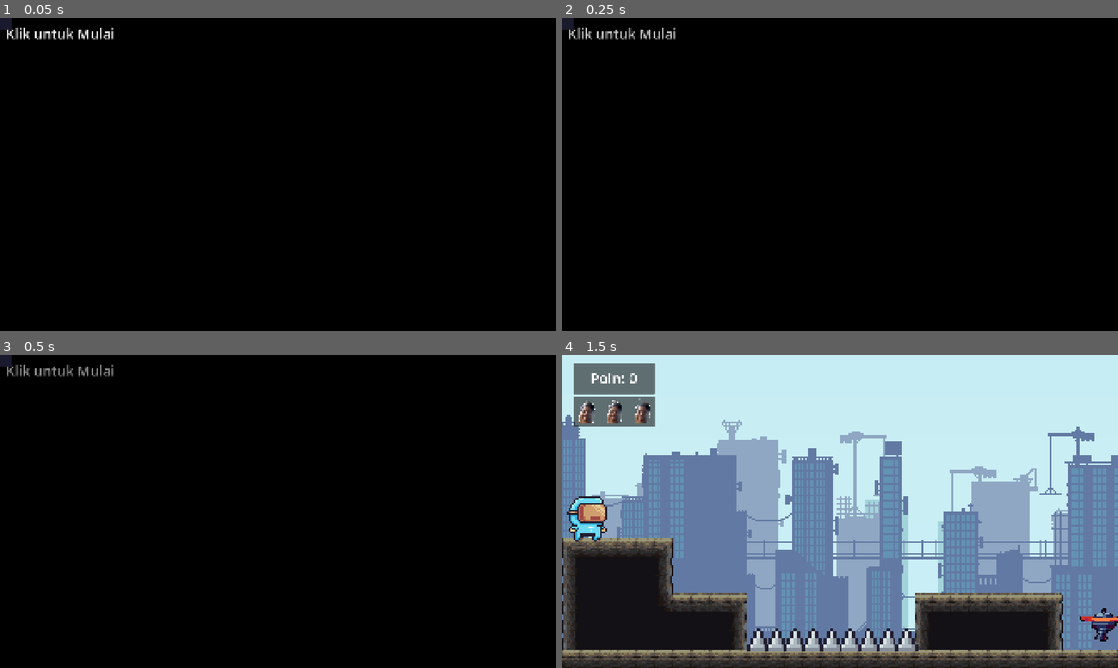
Above: before the commit, frames 1-4 (two rows, left to right).
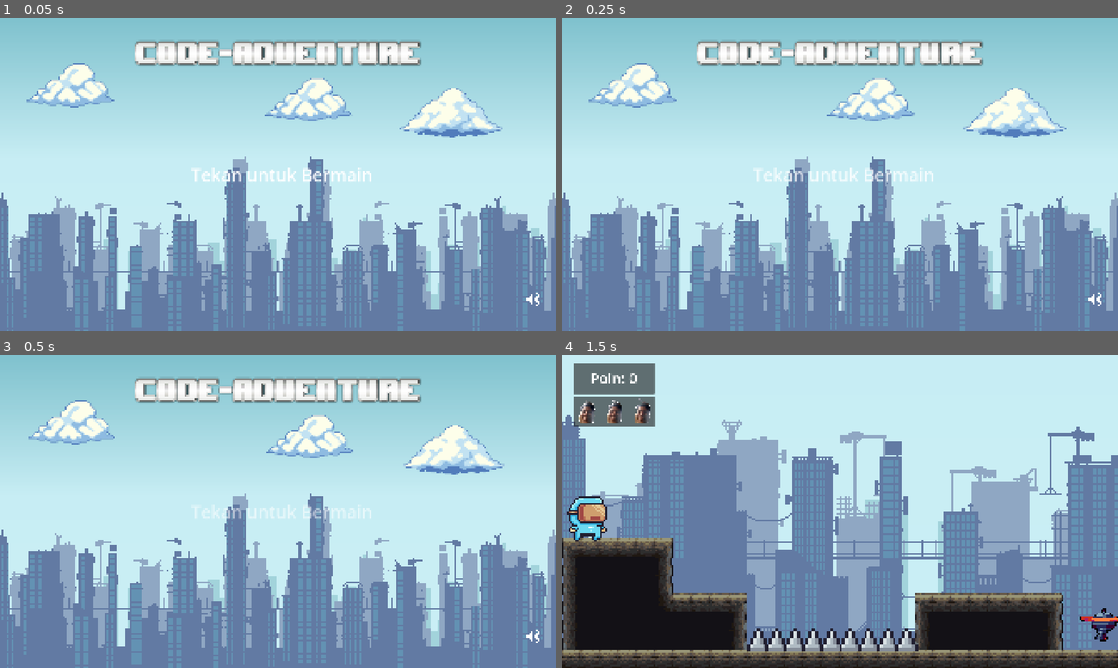
Above: after the commit, the same moments.

Repository: WanaRB/code-adventure
Game: Godot game, scene res://scenes/UI/main_menu.tscn
Two runs of this game, one before a commit and one after it. Both use one fixed random seed, a clock stepped at 60 frames per second and the inputs below. Before the commit the project starts from res://scenes/UI/splash_screen.tscn. Sound files missing from this copy of the repository are replaced by a short silence.
Inputs (mouse positions are in pixels of both pictures, inside the frame that each line leads up to):
- Up to frame 1 (0.05 s): no input
- Up to frame 2 (0.25 s): no input
- Up to frame 3 (0.5 s): no input
- Up to frame 4 (1.5 s): click (1095, 636) at 0.52 s; click "Start" at 1.25 s

The runs differ from the first frame. In frame 1, 100% of the frame differs, in the area x 0-100%, y 0-100%; in frame 2, 100%; in frame 3, 100%; in frame 4, nothing differs.

Commit message:
splash screen dan exit fixed

Diff:
--- a/project.godot
+++ b/project.godot
@@ -11,7 +11,7 @@
 [application]
 
 config/name="Code_Adventure"
-run/main_scene="uid://yss112lmvwwt"
+run/main_scene="uid://cn31x40n7mqu8"
 config/features=PackedStringArray("4.6", "GL Compatibility")
 config/icon="res://icon.svg"
 
--- a/scenes/UI/splash_screen.tscn
+++ /dev/null
@@ -1,10 +0,0 @@
-[gd_scene format=3 uid="uid://yss112lmvwwt"]
-
-[ext_resource type="Script" uid="uid://crco5fgehaj6d" path="res://splash_screen.gd" id="1_mcudr"]
-
-[node name="SplashScreen" type="Control" unique_id=1168833042]
-layout_mode = 3
-anchors_preset = 0
-offset_right = 40.0
-offset_bottom = 40.0
-script = ExtResource("1_mcudr")
--- a/script/konfigurasi/GameEvents.gd
+++ b/script/konfigurasi/GameEvents.gd
@@ -1,4 +1,6 @@
 extends Node
+
+var sudah_lewat_splash: bool = false
 
 signal quiz_opened
 signal quiz_closed
--- a/script/tampilan/main_menu.gd
+++ b/script/tampilan/main_menu.gd
@@ -1,27 +1,40 @@
 extends Control
 
-var _confirm_dialog: Panel = null
-var _is_showing_confirm := false
-@onready var bgm_menu: AudioStreamPlayer = $BgmMenu
+# ─── KONFIGURASI ──────────────────────────────────────────────────────────────
+## Gambar ikon suara hidup (megaphone on)
 @export var ikon_suara_hidup: Texture2D
+## Gambar ikon suara mati (megaphone off)
 @export var ikon_suara_mati: Texture2D
 
+# ─── Referensi Node ───────────────────────────────────────────────────────────
+@onready var vbox: VBoxContainer = $VBoxContainer
+@onready var logo: Node = $Logo
+
+# ─── State Internal ───────────────────────────────────────────────────────────
+var _sudah_klik := false       # true setelah user klik splash screen
+var _label_klik: Label = null  # referensi label "Klik to Play"
+
+# ─── Lifecycle ────────────────────────────────────────────────────────────────
 func _ready() -> void:
 	_setup_bgm()
 	_tambah_tombol_suara()
+	_setup_splash()
 
+# ─── BGM ──────────────────────────────────────────────────────────────────────
+## Buat node BgmMenu persistent di root agar musik tidak restart saat ganti scene.
 func _setup_bgm() -> void:
 	var existing := get_tree().root.get_node_or_null("BgmMenu")
 	if existing == null:
+		# Pertama kali: pindahkan ke root sebagai node baru
 		var bgm := AudioStreamPlayer.new()
 		bgm.name = "BgmMenu"
 		bgm.stream = $BgmMenu.stream
 		bgm.volume_db = $BgmMenu.volume_db
 		$BgmMenu.queue_free()
 		get_tree().root.call_deferred("add_child", bgm)
-		# Play setelah masuk tree — aman karena interaksi sudah terjadi di splash screen
 		bgm.call_deferred("play")
 	else:
+		# Sudah ada: hapus duplikat dari scene ini, sinkronkan state
 		if has_node("BgmMenu"):
 			$BgmMenu.queue_free()
 		if GameEvents.musik_menu_hidup and not existing.playing:
@@ -29,10 +42,19 @@
 		elif not GameEvents.musik_menu_hidup:
 			existing.stop()
 
+## Hentikan musik menu (dipanggil sebelum masuk ke level).
+func _stop_bgm() -> void:
+	var bgm := get_tree().root.get_node_or_null("BgmMenu")
+	if bgm:
+		bgm.stop()
+
+# ─── Tombol Suara ─────────────────────────────────────────────────────────────
+## Tambahkan tombol mute/unmute di pojok kanan bawah.
 func _tambah_tombol_suara() -> void:
 	var btn := TextureButton.new()
 	btn.name = "TombolSuara"
-# Sesuaikan ikon dengan state saat ini (mungkin sudah diubah di scene lain)
+
+	# Sesuaikan ikon dengan state saat ini
 	var ikon := ikon_suara_hidup if GameEvents.musik_menu_hidup else ikon_suara_mati
 	btn.texture_normal  = ikon
 	btn.texture_pressed = ikon
@@ -43,16 +65,17 @@
 	btn.focus_mode = Control.FOCUS_NONE
 	btn.mouse_default_cursor_shape = Control.CURSOR_POINTING_HAND
 
-	# Anchor ke pojok kanan bawah
+	# Posisi pojok kanan bawah — sesuaikan offset jika perlu
 	btn.set_anchors_preset(Control.PRESET_BOTTOM_RIGHT)
-	btn.offset_left  = -120.0
-	btn.offset_top   = -150.0
-	btn.offset_right = -40.0
+	btn.offset_left   = -120.0
+	btn.offset_top    = -150.0
+	btn.offset_right  = -40.0
 	btn.offset_bottom = -70.0
 
 	btn.pressed.connect(func(): _toggle_suara(btn))
 	add_child(btn)
 
+## Toggle musik hidup/mati dan update ikon tombol.
 func _toggle_suara(btn: TextureButton) -> void:
 	GameEvents.musik_menu_hidup = not GameEvents.musik_menu_hidup
 	var bgm := get_tree().root.get_node_or_null("BgmMenu")
@@ -67,10 +90,67 @@
 		btn.texture_pressed = ikon_suara_mati
 		btn.texture_hover   = ikon_suara_mati
 
-func _stop_bgm() -> void:
-	var bgm := get_tree().root.get_node_or_null("BgmMenu")
-	if bgm: bgm.stop()
+# ─── Splash Screen ────────────────────────────────────────────────────────────
+## Setup tampilan splash "Klik to Play" saat pertama kali buka game.
+## Jika sudah pernah klik (misal balik dari credit/level select), langsung tampil tombol.
+func _setup_splash() -> void:
+	if GameEvents.sudah_lewat_splash:
+		return
 
+	# Sembunyikan tombol ke bawah layar
+	vbox.modulate.a = 0.0
+	vbox.position.y += 600.0
+
+	# Label "Klik to Play" berkedip di tengah
+	_label_klik = Label.new()
+	_label_klik.text = "Tekan untuk Bermain"
+	_label_klik.add_theme_font_size_override("font_size", 60)
+	_label_klik.add_theme_color_override("font_color", Color(1, 1, 1, 1))
+	_label_klik.set_anchors_preset(Control.PRESET_CENTER)
+	_label_klik.custom_minimum_size = Vector2(600, 60)  # lebar cukup agar teks tidak terpotong
+	_label_klik.offset_left = -300.0  # setengah dari lebar agar benar-benar tengah
+	_label_klik.offset_top  = -40.0    # geser ke bawah dari tengah — ubah angka ini untuk naik/turun
+	_label_klik.horizontal_alignment = HORIZONTAL_ALIGNMENT_CENTER # geser ke bawah logo — sesuaikan jika perlu
+	add_child(_label_klik)
+
+	# Animasi kedip
+	var tween := create_tween().set_loops()
+	tween.tween_property(_label_klik, "modulate:a", 0.1, 1)
+	tween.tween_property(_label_klik, "modulate:a", 1.0, 1)
+
+## Deteksi klik pertama untuk memulai animasi masuk tombol.
+func _input(event: InputEvent) -> void:
+	if _sudah_klik:
+		return
+	if GameEvents.sudah_lewat_splash:
+		return
+	var is_klik: bool = (
+		event is InputEventMouseButton and event.pressed or
+		event is InputEventScreenTouch and event.pressed
+	)
+	if not is_klik:
+		return
+	_sudah_klik = true
+	_animasi_masuk()
+
+## Animasi tombol naik dari bawah ke posisi normal setelah splash diklik.
+func _animasi_masuk() -> void:
+	GameEvents.sudah_lewat_splash = true
+
+	# Hilangkan label "Klik to Play"
+	var tw_label := create_tween()
+	tw_label.tween_property(_label_klik, "modulate:a", 0.0, 0.3)
+	tw_label.tween_callback(_label_klik.queue_free)
+
+	# Tombol naik dari bawah ke posisi asli
+	# Ubah angka detik untuk mengatur kecepatan: lebih kecil = lebih cepat
+	var tw_vbox := create_tween()
+	tw_vbox.set_ease(Tween.EASE_OUT)
+	tw_vbox.set_trans(Tween.TRANS_BACK)  # efek bouncy saat tiba
+	tw_vbox.tween_property(vbox, "modulate:a", 1.0, 0.4)           # 0.4 = kecepatan fade in
+	tw_vbox.parallel().tween_property(vbox, "position:y", vbox.position.y - 600.0, 0.5)  # 0.5 = kecepatan naik
+
+# ─── Navigasi Tombol ──────────────────────────────────────────────────────────
 func _on_button_start_pressed() -> void:
 	_stop_bgm()
 	get_tree().change_scene_to_file("res://scenes/Level/level_1.tscn")
@@ -81,119 +161,30 @@
 func _on_button_credit_pressed() -> void:
 	get_tree().change_scene_to_file("res://scenes/UI/credits.tscn")
 
+## Tombol exit: kembali ke splash screen dengan animasi tombol turun.
 func _on_button_exit_pressed() -> void:
-	if _is_showing_confirm:
-		return
-	_show_exit_confirm()
+	GameEvents.sudah_lewat_splash = false
+	_sudah_klik = false
 
-func _show_exit_confirm() -> void:
-	_is_showing_confirm = true
+	# Animasi tombol turun ke bawah layar
+	var tw := create_tween()
+	tw.set_ease(Tween.EASE_IN)
+	tw.set_trans(Tween.TRANS_BACK)
+	tw.tween_property(vbox, "modulate:a", 0.0, 0.3)
+	tw.parallel().tween_property(vbox, "position:y", vbox.position.y + 600.0, 0.4)
 
-	# Dim overlay
-	var dim := ColorRect.new()
-	dim.set_anchors_preset(Control.PRESET_FULL_RECT)
-	dim.color = Color(0, 0, 0, 0.55)
-	dim.mouse_filter = Control.MOUSE_FILTER_STOP
-	add_child(dim)
+	# Munculkan kembali label "Klik to Play"
+	_label_klik = Label.new()
+	_label_klik.text = "Tekan untuk Bermain"
+	_label_klik.add_theme_font_size_override("font_size", 60)
+	_label_klik.add_theme_color_override("font_color", Color(1.0, 1.0, 1.0, 1.0))
+	_label_klik.set_anchors_preset(Control.PRESET_CENTER)
+	_label_klik.custom_minimum_size = Vector2(600, 60)  # lebar cukup agar teks tidak terpotong
+	_label_klik.offset_left = -300.0  # setengah dari lebar agar benar-benar tengah
+	_label_klik.offset_top  = -40.0    # geser ke bawah dari tengah — ubah angka ini untuk naik/turun
+	_label_klik.horizontal_alignment = HORIZONTAL_ALIGNMENT_CENTER
+	add_child(_label_klik)
 
-	# Panel popup
-	var panel := Panel.new()
-	var ps := StyleBoxFlat.new()
-	ps.bg_color = Color("#ffffff")
-	ps.set_corner_radius_all(16)
-	ps.shadow_color = Color(0, 0, 0, 0.25)
-	ps.shadow_size = 12
-	panel.add_theme_stylebox_override("panel", ps)
-	panel.custom_minimum_size = Vector2(420, 200)
-
-	var center := CenterContainer.new()
-	center.set_anchors_preset(Control.PRESET_FULL_RECT)
-	center.mouse_filter = Control.MOUSE_FILTER_IGNORE
-	add_child(center)
-	center.add_child(panel)
-
-	var vbox := VBoxContainer.new()
-	vbox.set_anchors_preset(Control.PRESET_FULL_RECT)
-	vbox.add_theme_constant_override("separation", 20)
-	panel.add_child(vbox)
-
-	var margin := MarginContainer.new()
-	margin.set_anchors_preset(Control.PRESET_FULL_RECT)
-	for side in ["margin_left", "margin_right", "margin_top", "margin_bottom"]:
-		margin.add_theme_constant_override(side, 28)
-	vbox.add_child(margin)
-
-	var inner_vbox := VBoxContainer.new()
-	inner_vbox.add_theme_constant_override("separation", 24)
-	margin.add_child(inner_vbox)
-
-	var label := Label.new()
-	label.text = "Apakah kamu yakin ingin keluar?"
-	label.horizontal_alignment = HORIZONTAL_ALIGNMENT_CENTER
-	label.add_theme_color_override("font_color", Color("#222222"))
-	label.add_theme_font_size_override("font_size", 24)
-	label.autowrap_mode = TextServer.AUTOWRAP_WORD_SMART
-	inner_vbox.add_child(label)
-
-	var btn_row := HBoxContainer.new()
-	btn_row.add_theme_constant_override("separation", 16)
-	inner_vbox.add_child(btn_row)
-
-	# Spacer
-	var sp := Control.new()
-	sp.size_flags_horizontal = Control.SIZE_EXPAND_FILL
-	btn_row.add_child(sp)
-
-	# Tombol YA
-	var ya_btn := _make_confirm_btn("Ya, Keluar", Color("#e74c3c"), Color("#c0392b"))
-	ya_btn.pressed.connect(func():
-		center.queue_free()
-		dim.queue_free()
-		_is_showing_confirm = false
-		if OS.has_feature("web"):
-		# window.close() hanya works jika tab dibuka via script atau user klik link
-		# Fallback: redirect ke blank jika close gagal
-			JavaScriptBridge.eval("document.body.innerHTML = '<div style=\"display:flex;align-items:center;justify-content:center;height:100vh;font-family:sans-serif;font-size:24px;color:#555\">Terima kasih sudah bermain! Kamu bisa menutup tab ini.</div>';")
-		else:
-			get_tree().quit()
-	)
-	btn_row.add_child(ya_btn)
-
-	# Tombol TIDAK
-	var tidak_btn := _make_confirm_btn("Tidak", Color("#3498db"), Color("#2980b9"))
-	tidak_btn.pressed.connect(func():
-		center.queue_free()
-		dim.queue_free()
-		_is_showing_confirm = false
-	)
-	btn_row.add_child(tidak_btn)
-
-	var sp2 := Control.new()
-	sp2.size_flags_horizontal = Control.SIZE_EXPAND_FILL
-	btn_row.add_child(sp2)
-
-	_confirm_dialog = panel
-
-func _make_confirm_btn(label_text: String, bg_normal: Color, bg_hover: Color) -> Button:
-	var btn := Button.new()
-	btn.text = label_text
-	btn.custom_minimum_size = Vector2(130, 48)
-	btn.focus_mode = Control.FOCUS_NONE
-	btn.mouse_default_cursor_shape = Control.CURSOR_POINTING_HAND
-	btn.add_theme_font_size_override("font_size", 20)
-	btn.add_theme_color_override("font_color", Color(1, 1, 1, 1))
-	btn.add_theme_color_override("font_hover_color", Color(1, 1, 1, 1))
-	btn.add_theme_color_override("font_pressed_color", Color(1, 1, 1, 1))
-
-	var s_normal := StyleBoxFlat.new()
-	s_normal.bg_color = bg_normal
-	s_normal.set_corner_radius_all(10)
-	btn.add_theme_stylebox_override("normal", s_normal)
-
-	var s_hover := StyleBoxFlat.new()
-	s_hover.bg_color = bg_hover
-	s_hover.set_corner_radius_all(10)
-	btn.add_theme_stylebox_override("hover", s_hover)
-	btn.add_theme_stylebox_override("pressed", s_hover)
-
-	return btn
+	var tw_label := create_tween().set_loops()
+	tw_label.tween_property(_label_klik, "modulate:a", 0.1, 0.8)
+	tw_label.tween_property(_label_klik, "modulate:a", 1.0, 0.8)
